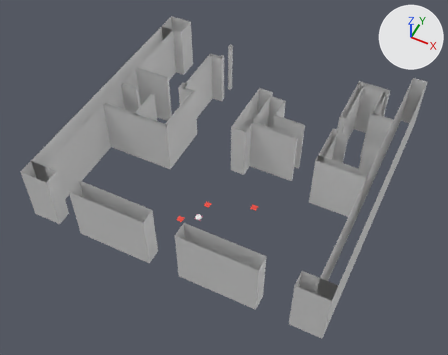
Two versions of the Blender file asset-sources/room.blend, one commit apart.
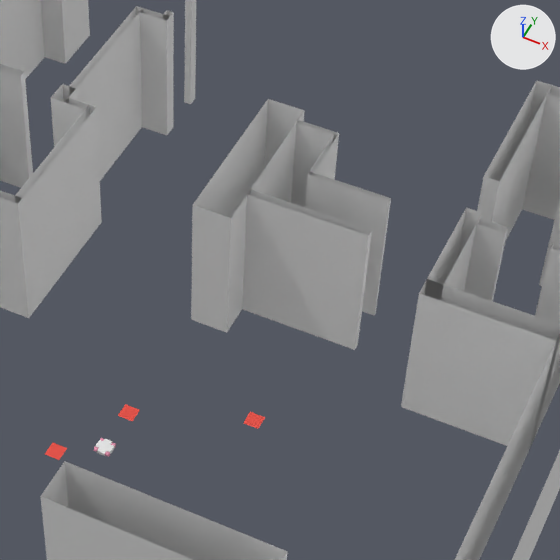
Each version appears first whole from a 50 mm lens placed at (12.4, -27.81, 31.24), pointed at (0.14, -3.3, 0.6), and next in a close-up on the part from 36% to 82% of the width and 14% to 73% of the height. The lights are fixed; the arrows at upper right show +X, +Y and +Z. Objects named as collision shapes, trigger or cutter boxes, shadow casters or lower levels of detail are left out.

In view in the first close-up: 'Walls'.
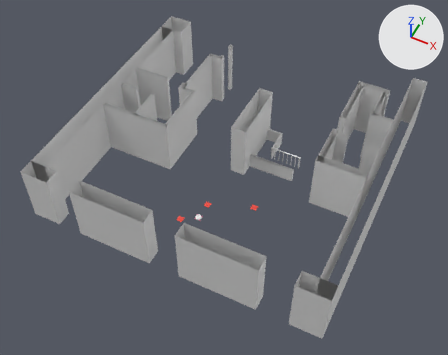
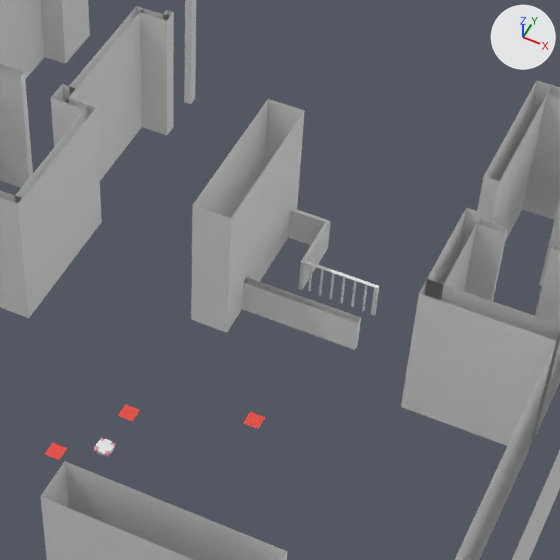
Location of each change, (x1, y1, x2, y2) in pixels of the close-ups (560 x 560 px):
```json
{"part": 1, "of": "me_walls", "change": "added", "after": [329, 273, 334, 299]}
{"part": 2, "of": "me_walls", "change": "added", "after": [340, 277, 345, 303]}
{"part": 3, "of": "me_walls", "change": "added", "after": [351, 281, 357, 307]}
{"part": 4, "of": "me_walls", "change": "added", "after": [362, 285, 368, 311]}
{"part": 5, "of": "me_walls", "change": "added", "after": [319, 269, 324, 296]}
{"part": 6, "of": "me_walls", "change": "added", "after": [308, 265, 313, 292]}
{"part": 7, "of": "me_walls", "change": "built on", "before": [242, 120, 391, 350], "after": [242, 208, 379, 350]}
```

The change, as JSON lines over the scene's bpy script:
```json
{"block": "me_walls", "where": "# used by ob_walls; location = (-9.0, -1.0, 0.0)"}
{"op": "remove", "block": "me_walls", "code": "me_walls.from_pydata(...)  # 222 vertices, 124 faces; spans x -0.5..19.0, y -10.0..9.0, z 0.0..4.0"}
{"op": "add", "block": "me_walls", "code": "me_walls.from_pydata(...)  # 285 vertices, 156 faces, 1 loose edge; spans x -0.5..19.0, y -10.0..9.0, z 0.0..4.0"}
{"block": "me_walls", "change": "me_walls part 1: the loose piece of 8 vertices spanning x 10.0..13.1, y -0.1..0.1, z 0.0..4.0 is copied, and the copy is scaled about its middle by (0.0161, 0.25, 0.248), then moved by (0.3, 1.2, -1.5); it spans x 11.9, y 1.2..1.3, z 0.0..1.0"}
{"block": "me_walls", "change": "me_walls part 2: the loose piece of 8 vertices spanning x 10.0..13.1, y -0.1..0.1, z 0.0..4.0 is copied, and the copy is scaled about its middle by (0.0161, 0.25, 0.248), then moved by (0.6, 1.2, -1.5); it spans x 12.2, y 1.2..1.3, z 0.0..1.0"}
{"block": "me_walls", "change": "me_walls part 3: the loose piece of 8 vertices spanning x 10.0..13.1, y -0.1..0.1, z 0.0..4.0 is copied, and the copy is scaled about its middle by (0.0161, 0.25, 0.248), then moved by (0.9, 1.2, -1.5); it spans x 12.5, y 1.2..1.3, z 0.0..1.0"}
{"block": "me_walls", "change": "me_walls part 4: the loose piece of 8 vertices spanning x 10.0..13.1, y -0.1..0.1, z 0.0..4.0 is copied, and the copy is scaled about its middle by (0.0161, 0.25, 0.248), then moved by (1.2, 1.2, -1.5); it spans x 12.8, y 1.2..1.3, z 0.0..1.0"}
{"block": "me_walls", "change": "me_walls part 5: the loose piece of 8 vertices spanning x 10.0..13.1, y -0.1..0.1, z 0.0..4.0 is copied, and the copy is scaled about its middle by (0.0161, 0.25, 0.248), then moved by (0.0, 1.2, -1.5); it spans x 11.6, y 1.2..1.3, z 0.0..1.0"}
{"block": "me_walls", "change": "me_walls part 6: the loose piece of 8 vertices spanning x 10.0..13.1, y -0.1..0.1, z 0.0..4.0 is copied, and the copy is scaled about its middle by (0.0161, 0.25, 0.248), then moved by (-0.3, 1.2, -1.5); it spans x 11.3, y 1.2..1.3, z 0.0..1.0"}
{"block": "me_walls", "change": "me_walls part 7"}
{"block": "me_walls", "change": "6 vertices are removed from x 11.0..13.1, y 1.2..1.3, z 0.0..4.0"}
{"block": "me_walls", "change": "7 faces are deleted"}
{"block": "me_walls", "change": "10 vertices in x 10.0..13.1, y -0.1..2.9, z 4.0 move by (0.0, 0.0, -3.0)"}
{"block": "me_walls", "change": "21 vertices are added at x 11.1..13.1, y 1.2..1.3, z 0.0..1.0"}
{"block": "me_walls", "change": "1 loose edge is added"}
{"block": "me_walls", "change": "15 new faces join them"}
```
